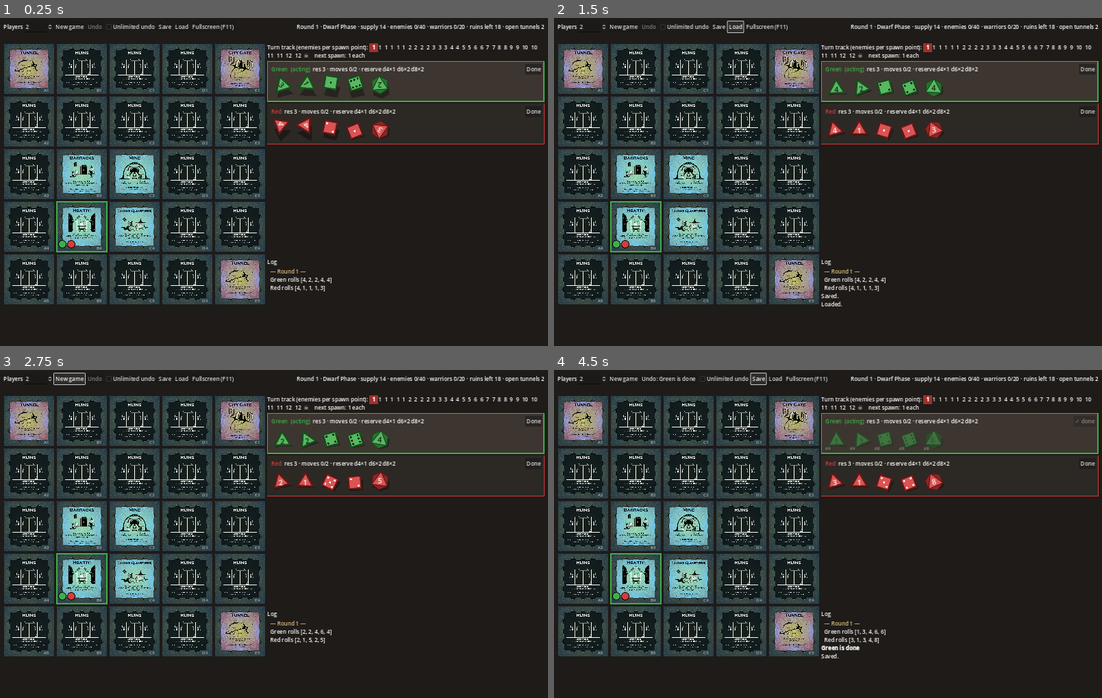
Above: before the commit, frames 1-4 (two rows, left to right).
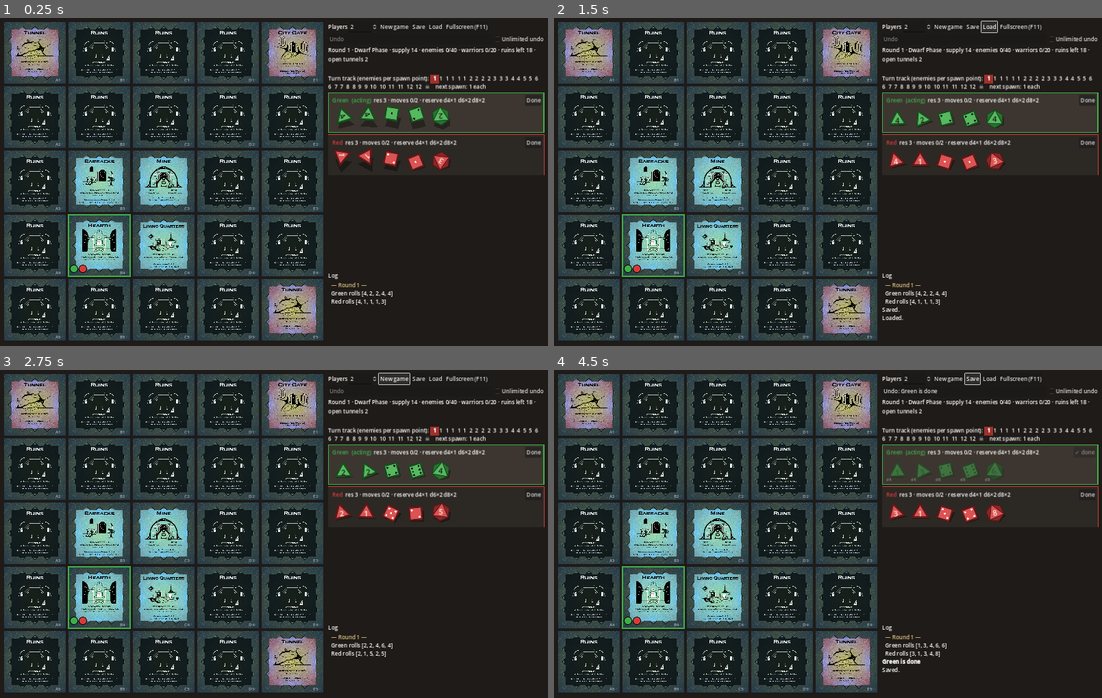
Above: after the commit, the same moments.

Repository: ra314/dwarves-ryk
Game: Godot game, scene res://scenes/main.tscn
Same seed, same stepped clock (60 frames per second), same inputs: the game is played once before the commit and once after it.
Inputs:
- Up to frame 1 (0.25 s): no input
- Up to frame 2 (1.5 s): click "Save" at 0.5 s; click "Load" at 1.25 s
- Up to frame 3 (2.75 s): click "New game" at 2 s
- Up to frame 4 (4.5 s): click "New game" at 2.75 s; click "Done" at 3.5 s; click "Save" at 4.25 s

The runs differ from the first frame. In frame 1, 42% of the frame differs, in the area x 0-100%, y 1-99%; in frame 2, 42%; in frame 3, 42%; in frame 4, 42%, in the area x 0-100%, y 0-99%.

Commit message:
Make the board fill the screen height, with the controls on the right
- The board sits on the left at the full height of the layout, with
  square 184px tiles (were 150px).
- Every control moves to one right-hand column: game buttons, then
  undo and the unlimited-undo toggle, then status, prompt, turn
  track, player trays (scrolling) and the log.
- Long status, prompt and player summary lines wrap. The undo label
  trims with an ellipsis.

Co-Authored-By: Claude Opus 5.5 <noreply@anthropic.com>
Claude-Session: https://claude.ai/code/session_01LEznH7JBbSnGRsZcWA9zG6

Diff:
--- a/scripts/ui/main.gd
+++ b/scripts/ui/main.gd
@@ -4,6 +4,10 @@
 ## then click a tile for the moves and actions available there.
 
 const SAVE_PATH := "user://save.json"
+const MARGIN := 10
+const TILE_GAP := 4
+## Tiles fill the full height of the 960px-tall layout.
+const TILE := (960 - 2 * MARGIN - 4 * TILE_GAP) / 5
 const PHASE_NAMES := ["Dwarf Phase", "Enemy Phase", "Game over"]
 
 var engine := GameEngine.new()
@@ -47,13 +51,25 @@
 	var margin := MarginContainer.new()
 	margin.set_anchors_preset(Control.PRESET_FULL_RECT)
 	for side in ["left", "right", "top", "bottom"]:
-		margin.add_theme_constant_override("margin_" + side, 10)
+		margin.add_theme_constant_override("margin_" + side, MARGIN)
 	add_child(margin)
-	var root := VBoxContainer.new()
+	# Board on the left, as tall as the screen; every control in one column on the right.
+	var root := HBoxContainer.new()
+	root.add_theme_constant_override("separation", 12)
 	margin.add_child(root)
 
+	board = GridContainer.new()
+	board.columns = 5
+	board.add_theme_constant_override("h_separation", TILE_GAP)
+	board.add_theme_constant_override("v_separation", TILE_GAP)
+	root.add_child(board)
+
+	var side := VBoxContainer.new()
+	side.size_flags_horizontal = Control.SIZE_EXPAND_FILL
+	root.add_child(side)
+
 	var top := HBoxContainer.new()
-	root.add_child(top)
+	side.add_child(top)
 	top.add_child(_label("Players"))
 	players_spin = SpinBox.new()
 	players_spin.min_value = 1
@@ -61,42 +77,36 @@
 	players_spin.value = 2
 	top.add_child(players_spin)
 	top.add_child(_button("New game", _new_game))
+	top.add_child(_button("Save", _save))
+	top.add_child(_button("Load", _load))
+	top.add_child(_button("Fullscreen (F11)", _toggle_fullscreen))
+
+	var undo_row := HBoxContainer.new()
+	side.add_child(undo_row)
 	undo_button = _button("Undo", _undo)
-	top.add_child(undo_button)
+	undo_button.size_flags_horizontal = Control.SIZE_EXPAND_FILL
+	undo_button.alignment = HORIZONTAL_ALIGNMENT_LEFT
+	undo_button.text_overrun_behavior = TextServer.OVERRUN_TRIM_ELLIPSIS
+	undo_row.add_child(undo_button)
 	unlimited_check = CheckBox.new()
 	unlimited_check.text = "Unlimited undo"
 	unlimited_check.toggled.connect(func(on): engine.unlimited_undo = on; _refresh())
-	top.add_child(unlimited_check)
-	top.add_child(_button("Save", _save))
-	top.add_child(_button("Load", _load))
-	top.add_child(_button("Fullscreen (F11)", _toggle_fullscreen))
+	undo_row.add_child(unlimited_check)
+
 	status_label = _label("")
-	status_label.size_flags_horizontal = Control.SIZE_EXPAND_FILL
-	status_label.horizontal_alignment = HORIZONTAL_ALIGNMENT_RIGHT
-	top.add_child(status_label)
+	status_label.autowrap_mode = TextServer.AUTOWRAP_WORD_SMART
+	side.add_child(status_label)
 
 	var prompt_row := HBoxContainer.new()
-	root.add_child(prompt_row)
+	side.add_child(prompt_row)
 	prompt_label = _label("")
 	prompt_label.size_flags_horizontal = Control.SIZE_EXPAND_FILL
+	prompt_label.autowrap_mode = TextServer.AUTOWRAP_WORD_SMART
 	prompt_row.add_child(prompt_label)
 	cancel_button = _button("Cancel", _cancel_target)
 	cancel_button.visible = false
 	prompt_row.add_child(cancel_button)
 
-	var main := HBoxContainer.new()
-	main.size_flags_vertical = Control.SIZE_EXPAND_FILL
-	root.add_child(main)
-
-	board = GridContainer.new()
-	board.columns = 5
-	board.add_theme_constant_override("h_separation", 4)
-	board.add_theme_constant_override("v_separation", 4)
-	main.add_child(board)
-
-	var side := VBoxContainer.new()
-	side.size_flags_horizontal = Control.SIZE_EXPAND_FILL
-	main.add_child(side)
 	track_label = RichTextLabel.new()
 	track_label.bbcode_enabled = true
 	track_label.fit_content = true
@@ -113,7 +123,7 @@
 	log_view = RichTextLabel.new()
 	log_view.bbcode_enabled = true
 	log_view.scroll_following = true
-	log_view.custom_minimum_size = Vector2(0, 220)
+	log_view.custom_minimum_size = Vector2(0, 180)
 	side.add_child(log_view)
 
 	menu = PopupMenu.new()
@@ -143,6 +153,7 @@
 	tile_views.clear()
 	for pos in engine.state.all_positions():
 		var tv := TileView.new(pos)
+		tv.custom_minimum_size = Vector2(TILE, TILE)
 		tv.clicked.connect(_on_tile_clicked)
 		tv.enemy_icon = _cached_texture("tokens/enemy.png")
 		tv.warrior_icon = _cached_texture("tokens/warrior.png")
@@ -327,6 +338,7 @@
 		head.add_child(name_button)
 		var info := _label(_player_summary(p))
 		info.size_flags_horizontal = Control.SIZE_EXPAND_FILL
+		info.autowrap_mode = TextServer.AUTOWRAP_WORD_SMART
 		head.add_child(info)
 		var done := Button.new()
 		done.text = "Done" if not p.done else "✓ done"
